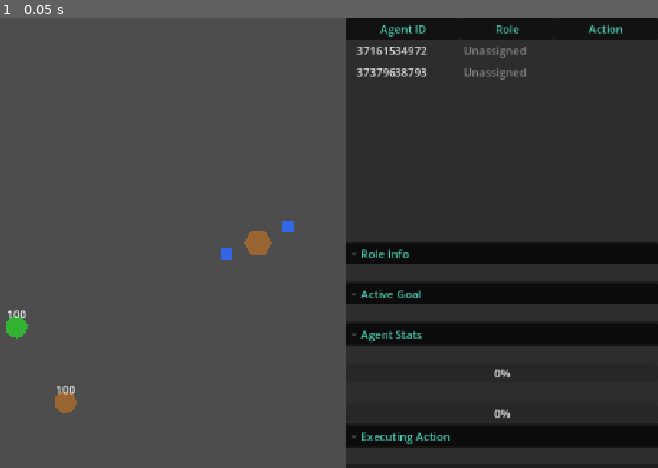
Above: before the commit, frame 1.
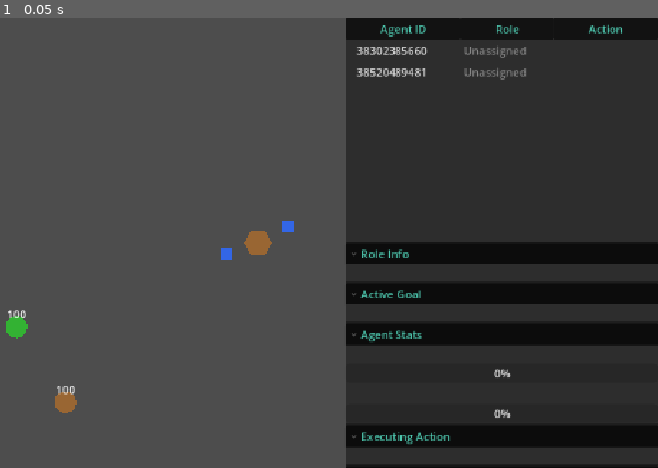
Above: after the commit, the same moment.

Repository: DoctorTangerina/colony-sim
Game: Godot game, scene res://Main.tscn
Two runs of this game, one before a commit and one after it. Both use one fixed random seed, a clock stepped at 60 frames per second and the inputs below.
Inputs:
- Up to frame 1 (0.05 s): no input

The runs differ from the first frame. In frame 1, 0.2% of the frame differs, in the area x 55-66%, y 6-14%.

Commit message:
feat: GOAP Plan section in the inspector (Ticket 05)
Adds a collapsible Plan section to the debugger inspector listing the
selected agent's current GOAP plan as ordered action names, driven by
the same get_debug_info() refresh cycle as the other sections. Initial
folded state is config-driven via plan_expanded_by_default (default
false); an empty plan shows an explicit placeholder instead of a
stale or blank list.

Co-Authored-By: Claude Sonnet 5 <noreply@anthropic.com>

Diff:
--- a/configs/ui/debugger.json
+++ b/configs/ui/debugger.json
@@ -2,7 +2,8 @@
   "update_hz": 5,
   "panel_width": 450,
   "tree_columns": ["agent_id", "role", "action"],
-  "inspector_sections": ["role", "goal", "stats", "action"],
+  "inspector_sections": ["role", "goal", "stats", "action", "plan"],
+  "plan_expanded_by_default": false,
   "colors": {
     "background": "#1e1e1e",
     "panel": "#2d2d2d",
--- /dev/null
+++ b/tests/test_debugger_ui_05_plan_section.gd
@@ -0,0 +1,173 @@
+extends Node
+
+var tests_passed: int = 0
+var tests_failed: int = 0
+
+
+func _ready() -> void:
+	print("=== Debugger UI Ticket 05 Test Harness (GOAP Plan Section) ===")
+	print("")
+
+	_test_plan_section_only_built_when_configured()
+	_test_plan_collapsed_by_default()
+	_test_plan_expanded_when_configured()
+	_test_show_agent_info_lists_plan_actions_in_order()
+	_test_empty_plan_shows_explicit_empty_state()
+	_test_clear_resets_plan_to_empty_state()
+
+	await _test_plan_updates_on_replan_at_refresh_rate()
+
+	print("")
+	print("=== Results: %d passed, %d failed ===" % [tests_passed, tests_failed])
+	get_tree().quit(0 if tests_failed == 0 else 1)
+
+
+func _assert(condition: bool, test_name: String) -> void:
+	if condition:
+		tests_passed += 1
+		print("  PASS: %s" % test_name)
+	else:
+		tests_failed += 1
+		print("  FAIL: %s" % test_name)
+
+
+func _plan_texts(inspector: DebuggerInspector) -> Array:
+	var texts: Array = []
+	for child in inspector._plan_list.get_children():
+		texts.append(child.text)
+	return texts
+
+
+func _make_debugger() -> Control:
+	var scene: PackedScene = preload("res://ui/debugger/debugger_ui.tscn")
+	var debugger = scene.instantiate()
+	add_child(debugger)
+	return debugger
+
+
+## Disables agent._process() since these tests never call agent.setup() and its
+## GOAP cycle would otherwise try to navigate without a nav map present.
+func _make_agent(agent_id: String, role: String) -> Node:
+	var agent_scene: PackedScene = preload("res://agents/agent.tscn")
+	var agent = agent_scene.instantiate()
+	add_child(agent)
+	agent.agent_id = agent_id
+	agent._role_component.load_role(role)
+	agent.set_process(false)
+	return agent
+
+
+func _test_plan_section_only_built_when_configured() -> void:
+	print("[Test] Plan section is only built when 'plan' is listed in inspector_sections")
+	var without := DebuggerInspector.new()
+	add_child(without)
+	without.setup(["role", "action"])
+	_assert(without._plan_fold == null, "Plan section absent when not configured")
+	without.queue_free()
+
+	var withit := DebuggerInspector.new()
+	add_child(withit)
+	withit.setup(["role", "action", "plan"])
+	_assert(withit._plan_fold != null, "Plan section built when listed in config")
+	withit.queue_free()
+
+
+func _test_plan_collapsed_by_default() -> void:
+	print("[Test] Plan section starts folded when plan_expanded_by_default is false")
+	var inspector := DebuggerInspector.new()
+	add_child(inspector)
+	inspector.setup(["plan"], {}, false)
+	_assert(inspector._plan_fold.folded == true, "Plan section folded by default")
+	inspector.queue_free()
+
+
+func _test_plan_expanded_when_configured() -> void:
+	print("[Test] Plan section starts expanded when plan_expanded_by_default is true")
+	var inspector := DebuggerInspector.new()
+	add_child(inspector)
+	inspector.setup(["plan"], {}, true)
+	_assert(inspector._plan_fold.folded == false, "Plan section expanded when configured")
+	inspector.queue_free()
+
+
+func _test_show_agent_info_lists_plan_actions_in_order() -> void:
+	print("[Test] show_agent_info() lists the plan's action names in execution order")
+	var inspector := DebuggerInspector.new()
+	add_child(inspector)
+	inspector.setup(["plan"])
+
+	var info := {
+		"agent_id": "agent_x",
+		"role": "Gatherer",
+		"active_goal": "CollectFood",
+		"executing_action": "MoveTo",
+		"energy": 50.0,
+		"hunger": 10.0,
+		"plan": ["MoveTo", "PickupFood", "ReturnToNest"],
+	}
+	inspector.show_agent_info(info, Color("#4ec9b0"))
+
+	_assert(_plan_texts(inspector) == ["MoveTo", "PickupFood", "ReturnToNest"],
+		"Plan list matches action order (got: %s)" % [_plan_texts(inspector)])
+
+	inspector.queue_free()
+
+
+func _test_empty_plan_shows_explicit_empty_state() -> void:
+	print("[Test] An agent with no plan shows an explicit empty state, not a stale list")
+	var inspector := DebuggerInspector.new()
+	add_child(inspector)
+	inspector.setup(["plan"])
+
+	inspector.show_agent_info({"plan": ["MoveTo", "PickupFood"]}, Color("#4ec9b0"))
+	_assert(_plan_texts(inspector) == ["MoveTo", "PickupFood"], "Plan populated before clearing to empty")
+
+	inspector.show_agent_info({"plan": []}, Color("#4ec9b0"))
+	_assert(_plan_texts(inspector) == ["(no plan)"], "Empty plan shows a placeholder, not a stale list (got: %s)" % [_plan_texts(inspector)])
+
+	inspector.queue_free()
+
+
+func _test_clear_resets_plan_to_empty_state() -> void:
+	print("[Test] clear() resets the plan list to the empty state")
+	var inspector := DebuggerInspector.new()
+	add_child(inspector)
+	inspector.setup(["plan"])
+	inspector.show_agent_info({"plan": ["MoveTo", "PickupFood"]}, Color("#4ec9b0"))
+
+	inspector.clear()
+
+	_assert(_plan_texts(inspector) == ["(no plan)"], "Plan list cleared to empty state (got: %s)" % [_plan_texts(inspector)])
+
+	inspector.queue_free()
+
+
+func _test_plan_updates_on_replan_at_refresh_rate() -> void:
+	print("[Test] Plan section updates when the agent's plan changes, at the normal refresh rate")
+	var om = get_node("/root/OrganizationManager")
+	var debugger := _make_debugger()
+	var agent := _make_agent("agent_dbg_plan_1", "Explorer")
+	agent._goap_cycle.current_goal = "Explore"
+	agent._goap_cycle.current_plan = ["MoveTo", "RandomExplore"]
+	agent._goap_cycle._action_index = 0
+	agent._goap_cycle._action_in_progress = true
+
+	om.register_agent("agent_dbg_plan_1", "Explorer", agent)
+	var item: TreeItem = debugger._agent_items["agent_dbg_plan_1"]
+	item.select(0)
+	debugger._update_timer = 0.0
+
+	_assert(_plan_texts(debugger._inspector) == ["MoveTo", "RandomExplore"], "Plan list starts with the initial plan")
+
+	agent._goap_cycle.current_plan = ["Patrol"]
+
+	debugger._process(0.05)
+	_assert(_plan_texts(debugger._inspector) == ["MoveTo", "RandomExplore"], "Plan list has not refreshed before the update interval elapses (got: %s)" % [_plan_texts(debugger._inspector)])
+
+	debugger._process(0.2)
+	_assert(_plan_texts(debugger._inspector) == ["Patrol"], "Plan list refreshes to the replanned actions once the interval elapses (got: %s)" % [_plan_texts(debugger._inspector)])
+
+	om.unregister_agent("agent_dbg_plan_1")
+	agent.queue_free()
+	debugger.queue_free()
+	await get_tree().process_frame
--- /dev/null
+++ b/tests/test_debugger_ui_05_plan_section.tscn
@@ -0,0 +1,6 @@
+[gd_scene load_steps=2 format=3]
+
+[ext_resource type="Script" path="res://tests/test_debugger_ui_05_plan_section.gd" id="1"]
+
+[node name="TestDebuggerUi05PlanSection" type="Node"]
+script = ExtResource("1")
--- a/ui/debugger/debugger_inspector.gd
+++ b/ui/debugger/debugger_inspector.gd
@@ -6,6 +6,7 @@
 	"goal": "Active Goal",
 	"stats": "Agent Stats",
 	"action": "Executing Action",
+	"plan": "Plan",
 }
 
 var _sections: Array = []
@@ -22,15 +23,21 @@
 var _hunger_label: Label
 var _action_label: Label
 
+var _plan_fold: FoldableContainer
+var _plan_list: VBoxContainer
+var _plan_expanded_by_default: bool = false
+
 
 ## Builds the section list from config; call once at startup. `colors` is the
 ## debugger config's colors block, reused so the inspector matches the tree's
-## dark styling instead of Godot's default theme.
-func setup(sections: Array, colors: Dictionary = {}) -> void:
+## dark styling instead of Godot's default theme. `plan_expanded_by_default`
+## controls the Plan section's initial folded state.
+func setup(sections: Array, colors: Dictionary = {}, plan_expanded_by_default: bool = false) -> void:
 	_sections = sections
 	_text_color = Color(colors.get("text", "#e0e0e0"))
 	_panel_color = Color(colors.get("panel", "#2d2d2d"))
 	_accent_color = Color(colors.get("accent", "#4ec9b0"))
+	_plan_expanded_by_default = plan_expanded_by_default
 
 	_role_swatch = null
 	_role_label = null
@@ -40,6 +47,8 @@
 	_hunger_bar = null
 	_hunger_label = null
 	_action_label = null
+	_plan_fold = null
+	_plan_list = null
 	for child in get_children():
 		child.free()
 
@@ -53,6 +62,8 @@
 				add_child(_build_stats_section())
 			"action":
 				add_child(_build_action_section())
+			"plan":
+				add_child(_build_plan_section())
 
 	clear()
 
@@ -122,6 +133,14 @@
 	return fold
 
 
+func _build_plan_section() -> FoldableContainer:
+	_plan_fold = _make_fold("plan")
+	_plan_fold.folded = not _plan_expanded_by_default
+	_plan_list = VBoxContainer.new()
+	_plan_fold.add_child(_plan_list)
+	return _plan_fold
+
+
 ## Populates the built sections for the selected agent. role_color comes from
 ## the caller (DebuggerUI already resolves configs/roles/*.json colors for the
 ## tree) since Agent.get_debug_info() carries the role name only, not its color.
@@ -141,6 +160,22 @@
 		_hunger_label.text = "Hunger: %.1f" % hunger
 	if _action_label:
 		_action_label.text = str(info.get("executing_action", ""))
+	if _plan_list:
+		_set_plan(info.get("plan", []))
+
+
+## Rebuilds the plan list from scratch each refresh - plans are short (a
+## handful of actions) so this is cheaper than diffing against the old list.
+## An empty plan shows an explicit placeholder rather than an empty section,
+## since a section with no visible content reads as "not refreshed yet".
+func _set_plan(plan: Array) -> void:
+	for child in _plan_list.get_children():
+		child.free()
+	if plan.is_empty():
+		_plan_list.add_child(_label("(no plan)"))
+		return
+	for action_name in plan:
+		_plan_list.add_child(_label(str(action_name)))
 
 
 ## Called when no agent is selected, or the selected agent unregisters - resets
@@ -159,3 +194,5 @@
 		_hunger_label.text = ""
 	if _action_label:
 		_action_label.text = ""
+	if _plan_list:
+		_set_plan([])
--- a/ui/debugger/debugger_ui.gd
+++ b/ui/debugger/debugger_ui.gd
@@ -142,7 +142,7 @@
 	_inspector.name = "Inspector"
 	_anchor_band(_inspector, TREE_BOTTOM_FRACTION, 1.0)
 	add_child(_inspector)
-	_inspector.setup(sections, config.get("colors", {}))
+	_inspector.setup(sections, config.get("colors", {}), config.get("plan_expanded_by_default", false))
 
 
 func _process(delta: float) -> void:
